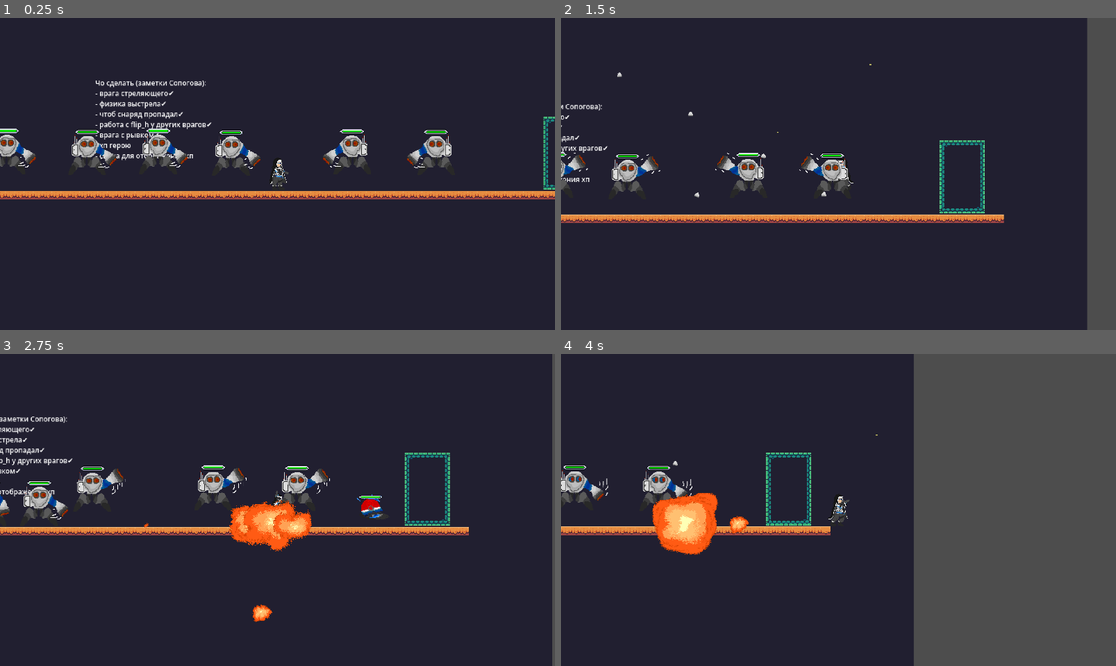
Above: before the commit, frames 1-4 (two rows, left to right).
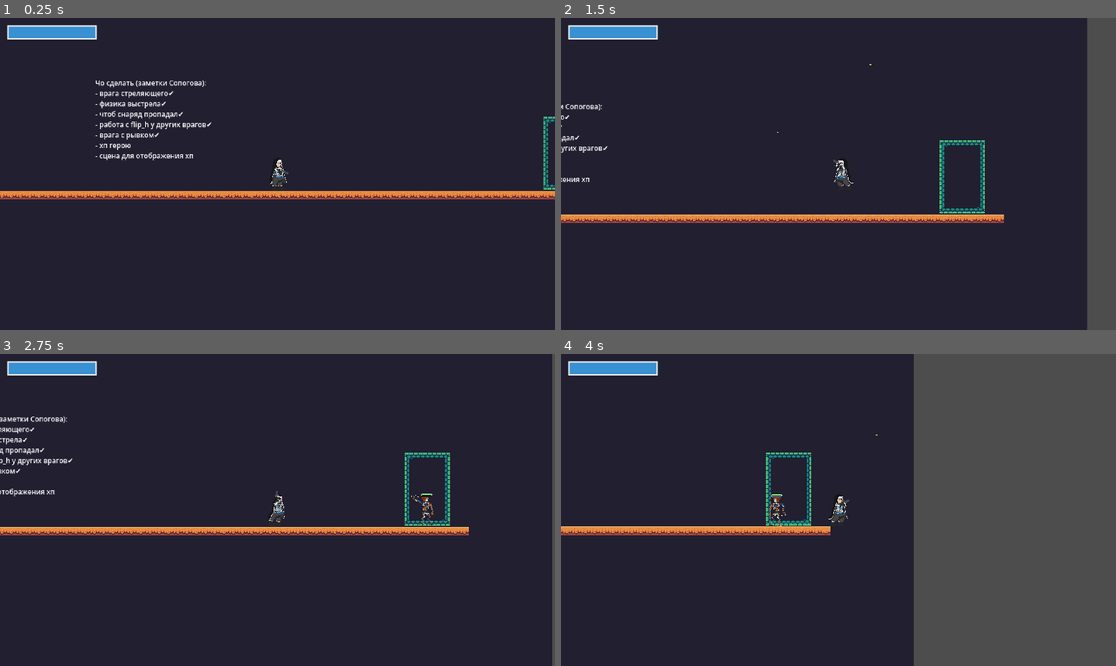
Above: after the commit, the same moments.

Repository: StarCookie256/kill-all-robots-game
Game: Godot game, scene res://scenes/Main/main.tscn
The game is run twice, just before and just after one commit, with the same random seed, the same clock (stepped at 60 frames per second) and the same inputs.
Inputs (mouse positions are in pixels of both pictures, inside the frame that each line leads up to):
- Up to frame 1 (0.25 s): no input
- Up to frame 2 (1.5 s): move the mouse to (960, 158) at 0.52 s; press the mouse at (960, 158) at 0.53 s; hold D (move_right) from 0.53 s (still down); tap W (move_jump) at 0.77 s; move the mouse to (727, 189) at 1.27 s; release the mouse at (727, 189) at 1.28 s; click (727, 189) at 1.35 s
- Up to frame 3 (2.75 s): tap W (move_jump) at 1.52 s; move the mouse to (333, 441) at 2.02 s; release D (move_right) at 2.03 s; press the mouse at (333, 441) at 2.03 s; hold A (move_left) from 2.03 s (still down)
- Up to frame 4 (4 s): move the mouse to (810, 572) at 2.77 s; release A (move_left) at 2.78 s; release the mouse at (810, 572) at 2.78 s; hold D (move_right) from 2.78 s (still down); click (810, 572) at 2.85 s; tap W (move_jump) at 3.02, 3.77 s; move the mouse to (1005, 556) at 3.52 s; press the mouse at (1005, 556) at 3.53 s

The runs differ from the first frame. In frame 1, 3.9% of the frame differs, in the area x 0-82%, y 2-49%; in frame 2, 2.7%; in frame 3, 5.1%, in the area x 0-79%, y 2-86%; in frame 4, 3.9%.

Commit message:
коммитик пуков

Diff:
--- a/project.godot
+++ b/project.godot
@@ -14,6 +14,10 @@
 run/main_scene="uid://b73gu1pv76j3q"
 config/features=PackedStringArray("4.5", "Forward Plus")
 config/icon="res://icon.svg"
+
+[autoload]
+
+Global="*res://scripts/global.gd"
 
 [display]
 
--- a/scenes/Enemies/Melee Normal Robot/melee_normal_robot.tscn
+++ b/scenes/Enemies/Melee Normal Robot/melee_normal_robot.tscn
@@ -141,6 +141,7 @@
 size = Vector2(69, 101)
 
 [node name="MeleeNormalRobot" instance=ExtResource("1_owja8")]
+scale = Vector2(0.5, 0.5)
 script = ExtResource("2_2e6ss")
 
 [node name="AnimatedSprite2D" type="AnimatedSprite2D" parent="." index="0"]
@@ -168,7 +169,13 @@
 offset_top = -64.0
 offset_bottom = -54.0
 
+[node name="PlayerHitTimer" type="Timer" parent="." index="3"]
+wait_time = 0.2
+one_shot = true
+
+[connection signal="body_entered" from="AnimatedSprite2D/HitLeft" to="." method="_on_hit_player_entered"]
 [connection signal="body_shape_entered" from="AnimatedSprite2D/HitLeft" to="." method="_on_hit_body_shape_entered"]
 [connection signal="body_shape_exited" from="AnimatedSprite2D/HitLeft" to="." method="_on_hit_body_shape_exited"]
+[connection signal="body_entered" from="AnimatedSprite2D/HitRight" to="." method="_on_hit_player_entered"]
 [connection signal="body_shape_entered" from="AnimatedSprite2D/HitRight" to="." method="_on_hit_body_shape_entered"]
 [connection signal="body_shape_exited" from="AnimatedSprite2D/HitRight" to="." method="_on_hit_body_shape_exited"]
--- a/scenes/Enemies/Melee Wrecked Robot/melee_wrecked_robot.tscn
+++ b/scenes/Enemies/Melee Wrecked Robot/melee_wrecked_robot.tscn
@@ -157,6 +157,7 @@
 size = Vector2(68, 98)
 
 [node name="MeleeWreckedRobot" instance=ExtResource("1_lxh8y")]
+scale = Vector2(0.5, 0.5)
 script = ExtResource("2_obsab")
 
 [node name="AnimatedSprite2D" type="AnimatedSprite2D" parent="." index="0"]
@@ -185,6 +186,10 @@
 offset_right = 24.0
 offset_bottom = -15.0
 
+[node name="PlayerHitTimer" type="Timer" parent="." index="3"]
+wait_time = 0.4
+one_shot = true
+
 [connection signal="body_shape_entered" from="AnimatedSprite2D/HitRight" to="." method="_on_hit_body_shape_entered"]
 [connection signal="body_shape_exited" from="AnimatedSprite2D/HitRight" to="." method="_on_hit_body_shape_exited"]
 [connection signal="body_shape_entered" from="AnimatedSprite2D/HitLeft" to="." method="_on_hit_body_shape_entered"]
--- a/scenes/Enemies/Police Robot/police_robot.tscn
+++ b/scenes/Enemies/Police Robot/police_robot.tscn
@@ -143,6 +143,7 @@
 size = Vector2(552, 60)
 
 [node name="PoliceRobot" instance=ExtResource("1_7agyt")]
+scale = Vector2(0.92, 0.92)
 script = ExtResource("2_paqwq")
 CHARGE_SPEED = 500.0
 
--- a/scenes/HUD/HUD.tscn
+++ b/scenes/HUD/HUD.tscn
@@ -1,6 +1,151 @@
-[gd_scene load_steps=2 format=3 uid="uid://dccoqihmkpltd"]
+[gd_scene load_steps=10 format=3 uid="uid://dccoqihmkpltd"]
 
 [ext_resource type="Script" uid="uid://bwotrjnbq3w44" path="res://scripts/HUD/hud.gd" id="1_rr8ot"]
 
+[sub_resource type="Gradient" id="Gradient_o38oh"]
+offsets = PackedFloat32Array(0.8666667)
+colors = PackedColorArray(0.20392157, 0.20392157, 0.20392157, 1)
+
+[sub_resource type="GradientTexture2D" id="GradientTexture2D_43lqu"]
+gradient = SubResource("Gradient_o38oh")
+width = 300
+height = 40
+
+[sub_resource type="Gradient" id="Gradient_rr8ot"]
+offsets = PackedFloat32Array(0.7878788)
+colors = PackedColorArray(0.22352941, 0.5686275, 0.83137256, 1)
+
+[sub_resource type="GradientTexture2D" id="GradientTexture2D_o38oh"]
+gradient = SubResource("Gradient_rr8ot")
+width = 300
+height = 40
+
+[sub_resource type="Animation" id="Animation_rr8ot"]
+resource_name = "player_damage"
+tracks/0/type = "value"
+tracks/0/imported = false
+tracks/0/enabled = true
+tracks/0/path = NodePath("TakedDamageLabel:self_modulate")
+tracks/0/interp = 1
+tracks/0/loop_wrap = true
+tracks/0/keys = {
+"times": PackedFloat32Array(0, 1),
+"transitions": PackedFloat32Array(1, 1),
+"update": 0,
+"values": [Color(1, 0, 0, 1), Color(1, 0, 0, 0)]
+}
+tracks/1/type = "value"
+tracks/1/imported = false
+tracks/1/enabled = true
+tracks/1/path = NodePath("TakedDamageLabel:position")
+tracks/1/interp = 1
+tracks/1/loop_wrap = true
+tracks/1/keys = {
+"times": PackedFloat32Array(0.03333333, 1),
+"transitions": PackedFloat32Array(1, 1),
+"update": 0,
+"values": [Vector2(200, 200), Vector2(200, 20)]
+}
+
+[sub_resource type="Animation" id="Animation_o38oh"]
+length = 0.001
+tracks/0/type = "value"
+tracks/0/imported = false
+tracks/0/enabled = true
+tracks/0/path = NodePath("TakedDamageLabel:self_modulate")
+tracks/0/interp = 1
+tracks/0/loop_wrap = true
+tracks/0/keys = {
+"times": PackedFloat32Array(0),
+"transitions": PackedFloat32Array(1),
+"update": 0,
+"values": [Color(1, 0, 0, 1)]
+}
+tracks/1/type = "value"
+tracks/1/imported = false
+tracks/1/enabled = true
+tracks/1/path = NodePath("TakedDamageLabel:position")
+tracks/1/interp = 1
+tracks/1/loop_wrap = true
+tracks/1/keys = {
+"times": PackedFloat32Array(0),
+"transitions": PackedFloat32Array(1),
+"update": 0,
+"values": [Vector2(200, 200)]
+}
+
+[sub_resource type="AnimationLibrary" id="AnimationLibrary_43lqu"]
+_data = {
+&"RESET": SubResource("Animation_o38oh"),
+&"player_damage": SubResource("Animation_rr8ot")
+}
+
+[sub_resource type="LabelSettings" id="LabelSettings_rr8ot"]
+font_size = 65
+
 [node name="Hud" type="CanvasLayer"]
 script = ExtResource("1_rr8ot")
+
+[node name="Control" type="Control" parent="."]
+layout_mode = 3
+anchors_preset = 15
+anchor_right = 1.0
+anchor_bottom = 1.0
+grow_horizontal = 2
+grow_vertical = 2
+
+[node name="HP" type="Control" parent="Control"]
+custom_minimum_size = Vector2(310, 50)
+anchors_preset = 0
+offset_right = 40.0
+offset_bottom = 40.0
+
+[node name="MarginContainer2" type="MarginContainer" parent="Control/HP"]
+layout_mode = 1
+offset_right = 320.0
+offset_bottom = 60.0
+theme_override_constants/margin_left = 25
+theme_override_constants/margin_top = 25
+theme_override_constants/margin_right = 0
+theme_override_constants/margin_bottom = 0
+
+[node name="ColorRect" type="ColorRect" parent="Control/HP/MarginContainer2"]
+layout_mode = 2
+color = Color(0.93333334, 0.93333334, 0.93333334, 1)
+
+[node name="MarginContainer" type="MarginContainer" parent="Control/HP/MarginContainer2"]
+layout_mode = 2
+theme_override_constants/margin_left = 5
+theme_override_constants/margin_top = 5
+theme_override_constants/margin_right = 5
+theme_override_constants/margin_bottom = 5
+
+[node name="HeroHP" type="TextureProgressBar" parent="Control/HP/MarginContainer2/MarginContainer"]
+unique_name_in_owner = true
+layout_mode = 2
+value = 100.0
+texture_under = SubResource("GradientTexture2D_43lqu")
+texture_progress = SubResource("GradientTexture2D_o38oh")
+
+[node name="TakedDamageControl" type="Control" parent="Control"]
+custom_minimum_size = Vector2(200, 80)
+layout_mode = 1
+anchors_preset = 0
+offset_right = 200.0
+offset_bottom = 90.0
+
+[node name="TakedDamageAnim" type="AnimationPlayer" parent="Control/TakedDamageControl"]
+libraries = {
+&"": SubResource("AnimationLibrary_43lqu")
+}
+
+[node name="TakedDamageLabel" type="Label" parent="Control/TakedDamageControl"]
+self_modulate = Color(1, 0, 0, 1)
+layout_mode = 0
+offset_left = 200.0
+offset_top = 200.0
+offset_right = 295.0
+offset_bottom = 290.00006
+grow_vertical = 2
+text = "-10"
+label_settings = SubResource("LabelSettings_rr8ot")
--- a/scenes/Main/main.tscn
+++ b/scenes/Main/main.tscn
@@ -3,7 +3,7 @@
 [ext_resource type="PackedScene" uid="uid://dyjun80rdi4fu" path="res://scenes/Character/Player/player.tscn" id="1_gol0p"]
 [ext_resource type="Script" uid="uid://cvnjgo0msl4og" path="res://scripts/Main/main.gd" id="1_px18m"]
 [ext_resource type="Texture2D" uid="uid://bdpj1y4wjmpca" path="res://assets/Terrain/Terrain (16x16).png" id="2_br8qb"]
-[ext_resource type="PackedScene" uid="uid://f2liw3ei76k5" path="res://scenes/Enemies/Rocket Robot/rocket_robot.tscn" id="6_nyu32"]
+[ext_resource type="PackedScene" uid="uid://dccoqihmkpltd" path="res://scenes/HUD/HUD.tscn" id="4_8gcrf"]
 
 [sub_resource type="TileSetAtlasSource" id="TileSetAtlasSource_px18m"]
 texture = ExtResource("2_br8qb")
@@ -177,8 +177,9 @@
 tile_map_data = PackedByteArray("AAD//xkAAAAHAAQAAAAAABkAAAAHAAQAAAABABkAAAAHAAQAAAACABkAAAAHAAQAAAADABkAAAAHAAQAAAAEAB …(2496 unchanged characters)…
 tile_set = SubResource("TileSet_8gcrf")
 
-[node name="Player" parent="." instance=ExtResource("1_gol0p")]
+[node name="Player" parent="." node_paths=PackedStringArray("HUD") instance=ExtResource("1_gol0p")]
 position = Vector2(629, 344)
+HUD = NodePath("../Hud")
 
 [node name="BulletsContainer" type="Node2D" parent="." groups=["bullets_container"]]
 unique_name_in_owner = true
@@ -209,22 +210,6 @@
 wait_time = 2.0
 autostart = true
 
-[node name="RocketRobot" parent="." instance=ExtResource("6_nyu32")]
-position = Vector2(159, 341)
-
-[node name="RocketRobot3" parent="." instance=ExtResource("6_nyu32")]
-position = Vector2(905, 343)
-
-[node name="RocketRobot2" parent="." instance=ExtResource("6_nyu32")]
-position = Vector2(298, 343)
-
-[node name="RocketRobot4" parent="." instance=ExtResource("6_nyu32")]
-position = Vector2(760, 342)
-
-[node name="RocketRobot5" parent="." instance=ExtResource("6_nyu32")]
-position = Vector2(421, 341)
-
-[node name="RocketRobot6" parent="." instance=ExtResource("6_nyu32")]
-position = Vector2(547, 344)
+[node name="Hud" parent="." instance=ExtResource("4_8gcrf")]
 
 [connection signal="timeout" from="MobTimer" to="." method="_on_mob_timer_timeout"]
--- a/scripts/Enemies/Melee Normal Robot/melee_normal_robot.gd
+++ b/scripts/Enemies/Melee Normal Robot/melee_normal_robot.gd
@@ -2,6 +2,8 @@
 
 @onready var leftAttack = $AnimatedSprite2D/HitLeft
 @onready var rightAttack = $AnimatedSprite2D/HitRight
+@onready var playerHitTimer = $PlayerHitTimer
+
 
 func _physics_process(delta: float) -> void:
 	hp_bar.value = HP
@@ -31,6 +33,12 @@
 
 	while !playerExited && HP > 0:
 		sprite.play("Attack")
+
+		playerHitTimer.start()
+		await playerHitTimer.timeout
+		if !playerExited:
+			Global._on_hero_taked_damage.emit(DMG)
+
 		await sprite.animation_finished
 		sprite.stop()
 
--- a/scripts/Enemies/Melee Wrecked Robot/melee_wrecked_robot.gd
+++ b/scripts/Enemies/Melee Wrecked Robot/melee_wrecked_robot.gd
@@ -2,6 +2,7 @@
 
 @onready var leftAttack = $AnimatedSprite2D/HitLeft
 @onready var rightAttack = $AnimatedSprite2D/HitRight
+@onready var playerHitTimer = $PlayerHitTimer
 
 func _physics_process(delta: float) -> void:
 	hp_bar.value = HP
@@ -31,6 +32,12 @@
 
 	while !playerExited && HP > 0:
 		sprite.play("Attack")
+
+		playerHitTimer.start()
+		await playerHitTimer.timeout
+		if !playerExited:
+			Global._on_hero_taked_damage.emit(DMG)
+
 		await sprite.animation_finished
 		sprite.stop()
 
--- a/scripts/Enemies/Police Robot/police_robot.gd
+++ b/scripts/Enemies/Police Robot/police_robot.gd
@@ -7,7 +7,13 @@
 @onready var charging: bool = false
 @onready var charge_direction: int = 1
 @onready var detected: bool = false
+@onready var hitBox = $HitBox
 
+func _ready() -> void:
+	hp_bar.max_value = MAX_HP
+	DMG = 10
+	hitBox.monitorable = false
+	hitBox.monitoring = false
 
 func _physics_process(delta: float) -> void:
 	hp_bar.value = HP
@@ -42,6 +48,8 @@
 func _on_detection_anim_timer_timeout() -> void:
 	stopAll = false
 	charging = true
+	hitBox.monitorable = true
+	hitBox.monitoring = true
 	chargeAnimTimer.start()
 
 
@@ -65,4 +73,5 @@
 func _on_hit_box_body_entered(body: Node2D) -> void:
 	if body is Player:
 		HP = 0
+		Global._on_hero_taked_damage.emit(DMG)
 		await _die()
--- a/scripts/Enemies/enemy_base.gd
+++ b/scripts/Enemies/enemy_base.gd
@@ -47,6 +47,7 @@
 
 func _attack() -> void:
 	print("Попался халяль")
+	Global._on_hero_taked_damage.emit(DMG)
 
 
 func _take_damage(damage: float) -> void:
--- a/scripts/HUD/hud.gd
+++ b/scripts/HUD/hud.gd
@@ -1,10 +1,26 @@
 extends CanvasLayer
+
+@export var MAX_VALUE: int =  100
+
+@onready var takenDamageAnim = $Control/TakedDamageControl/TakedDamageAnim
+@onready var takenDamageLabel = $Control/TakedDamageControl/TakedDamageLabel
 
 # Called when the node enters the scene tree for the first time.
 func _ready() -> void:
-	pass
+	takenDamageLabel.visible = false
+	Global._on_hero_taked_damage.connect(_taked_damage_anim)
 
 
 # Called every frame. 'delta' is the elapsed time since the previous frame.
 func _process(_delta: float) -> void:
 	pass
+
+func set_hp(new_hp) -> void:
+	%HeroHP.value = 100.0/MAX_VALUE * new_hp
+
+func _taked_damage_anim(damage: int) -> void:
+	takenDamageLabel.visible = true
+	takenDamageLabel.text = "- "+str(damage)
+	takenDamageAnim.play("player_damage")
+	await takenDamageAnim.animation_finished
+	takenDamageLabel.visible = false
--- a/scripts/Main/main.gd
+++ b/scripts/Main/main.gd
@@ -4,6 +4,8 @@
 @onready var leftPortal = $LeftPortal
 @onready var rightPortal = $RightPortal
 @onready var policeRobotScene = preload("res://scenes/Enemies/Police Robot/police_robot.tscn")
+@onready var meleeNormalRobotScene = preload("res://scenes/Enemies/Melee Normal Robot/melee_normal_robot.tscn")
+@onready var meleeWreckedRobotScene = preload("res://scenes/Enemies/Melee Wrecked Robot/melee_wrecked_robot.tscn")
 
 # Called when the node enters the scene tree for the first time.
 func _ready() -> void:
@@ -16,10 +18,10 @@
 
 
 func _on_mob_timer_timeout() -> void:
-	var mobLeft = policeRobotScene.instantiate()
+	var mobLeft = meleeNormalRobotScene.instantiate()
 	add_child(mobLeft)
 	mobLeft.global_position = leftPortal.global_position
 
-	var mobRight = policeRobotScene.instantiate()
+	var mobRight = meleeWreckedRobotScene.instantiate()
 	add_child(mobRight)
 	mobRight.global_position = rightPortal.global_position
--- a/scripts/character/Player/player.gd
+++ b/scripts/character/Player/player.gd
@@ -3,9 +3,13 @@
 const SPEED = 300
 const JUMP_VELOCITY = 400
 
+@export var HP = 100
+@export var HUD: CanvasLayer
+
 @onready var sprite := $AnimatedSprite2D
 @onready var left_hand: Node2D = $NodeLeft
 @onready var right_hand: Node2D = $NodeRight
+@onready var camera: = $Camera2D
 
 var direction := 0
 var facing_left := false
@@ -13,8 +17,10 @@
 
 func _ready() -> void:
 	current_hand = right_hand
+	Global._on_hero_taked_damage.connect(_on_damage_received)
 
 func _physics_process(delta: float) -> void:
+	HUD.set_hp(HP)
 	direction = Input.get_axis("move_left", "move_right")
 
 	if not is_on_floor():
@@ -68,3 +74,7 @@
 		var gun := current_hand.get_node("Weapon/Pistol") as WeaponBase
 		if gun:
 			gun.shoot()
+
+
+func _on_damage_received(damage: int) -> void:
+	HP -= damage
--- /dev/null
+++ b/scripts/global.gd
@@ -0,0 +1,3 @@
+extends Node
+
+signal _on_hero_taked_damage(value)
Not shown, added: scripts/global.gd.uid
